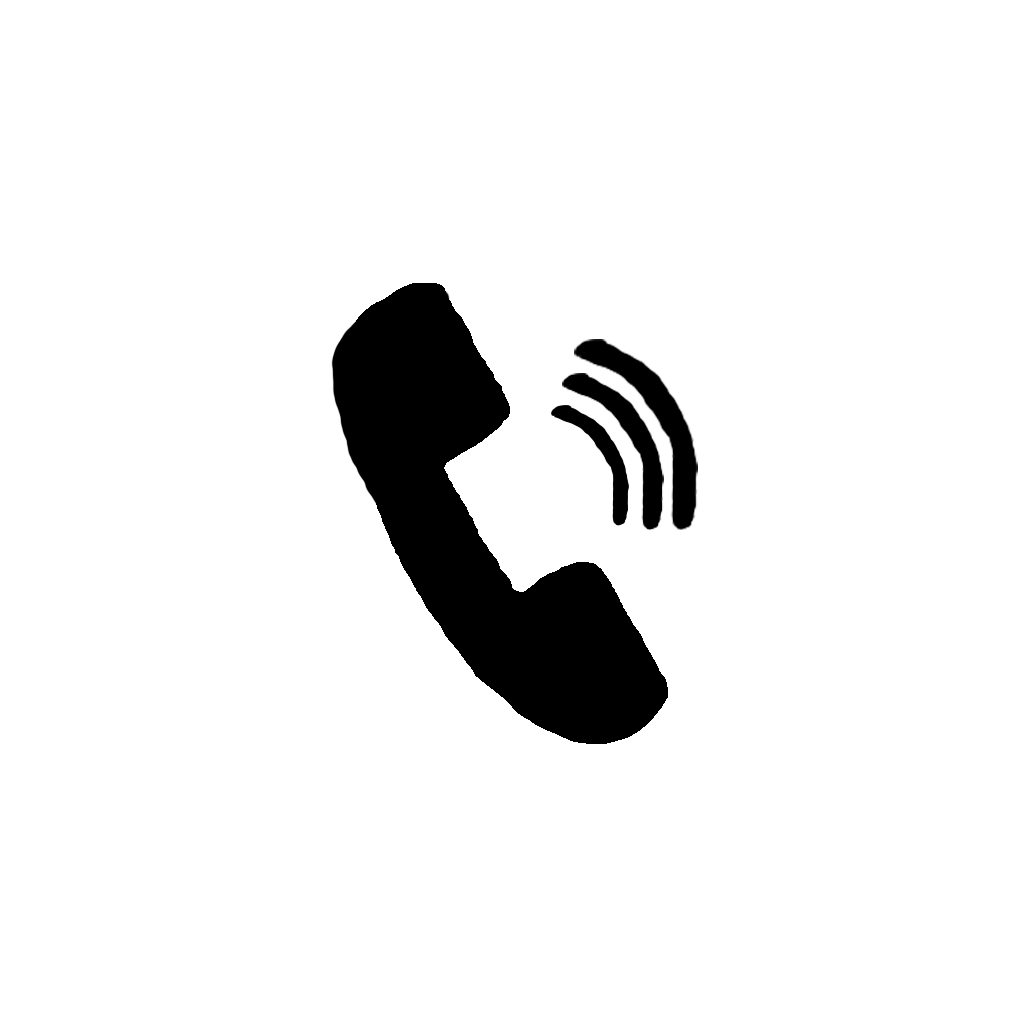
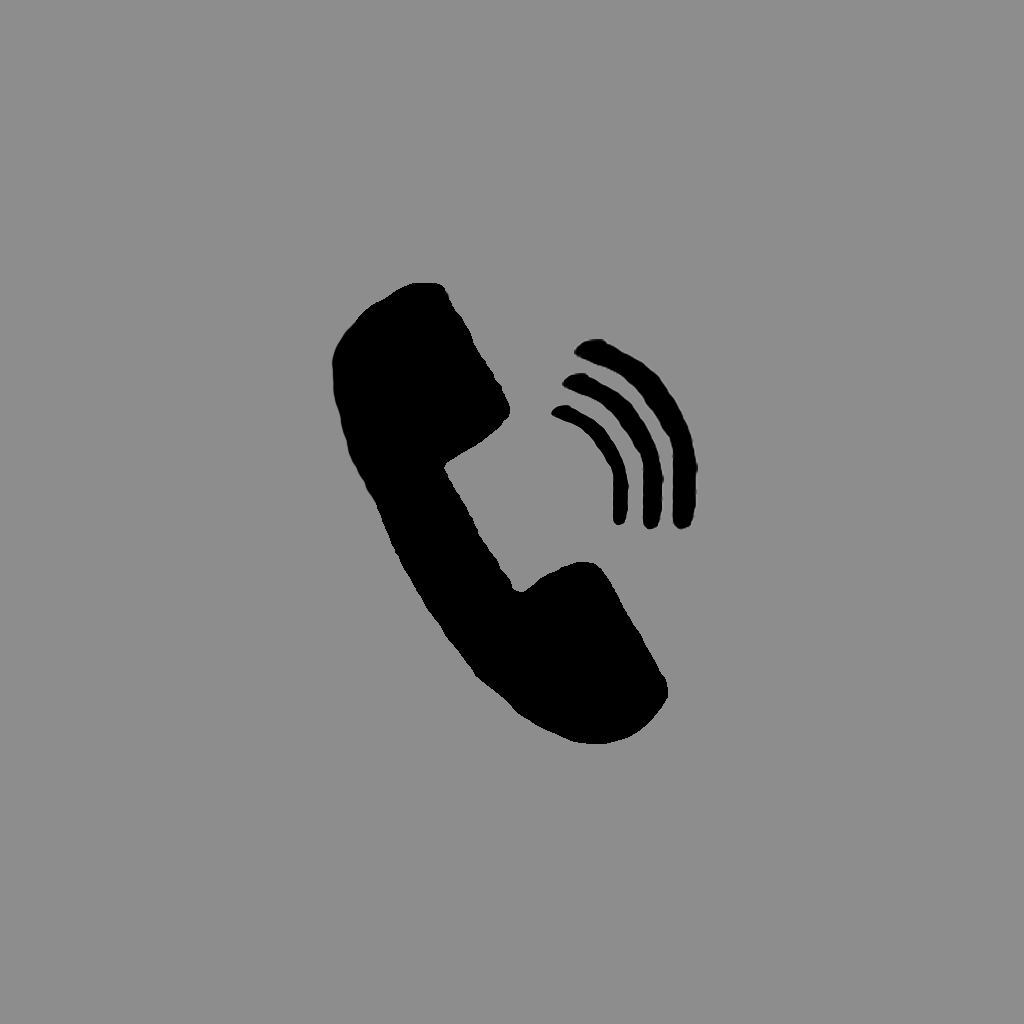
Comparing the layer stacks of the two 1024x1024 images. Changes:
showed "Background" over bbox(0, 0, 1024, 1024)
